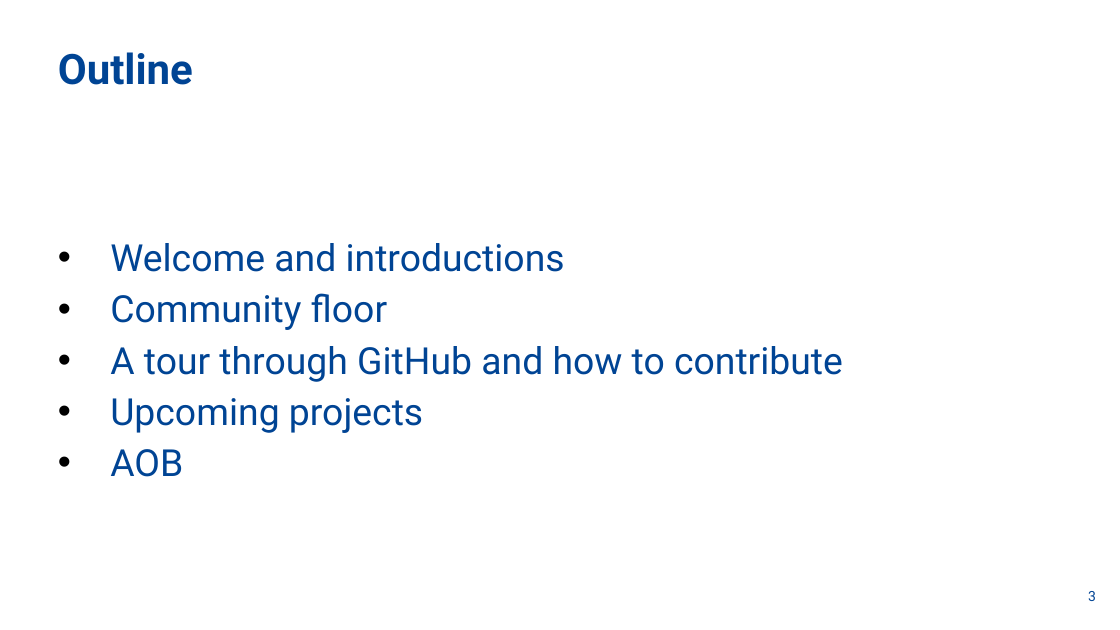
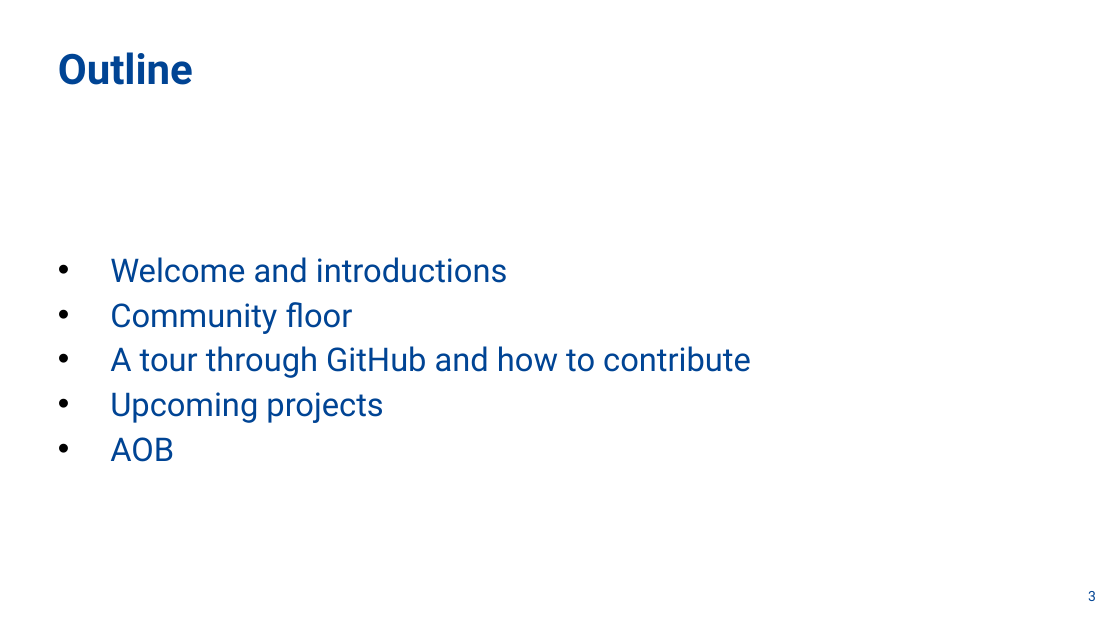
Before and after one commit to rspace-os/community, a slide deck: slide 3 of office-hours/2025-03-05 RSpace open source office hours #1.pptx. Drawn at 1120x630 pixels with LibreOffice and Linux fonts; fonts in the diff are those of the drawing; background and template pictures are left out. Boxes give left, top, right and bottom in pixels: in the first picture for what was removed or moved away, otherwise in the second. Text is boxed around its words. In the diff, an @@ line names an element or a change of style, - is before the commit and + after.

```diff
--- a/office-hours/2025-03-05 RSpace open source office hours #1.pptx
+++ b/office-hours/2025-03-05 RSpace open source office hours #1.pptx
@@ text "Welcome and introductions" at [110, 257, 751, 462]: size 32 to 28 pt @@
```
Also in this commit, not shown: 7 other slides changed.
